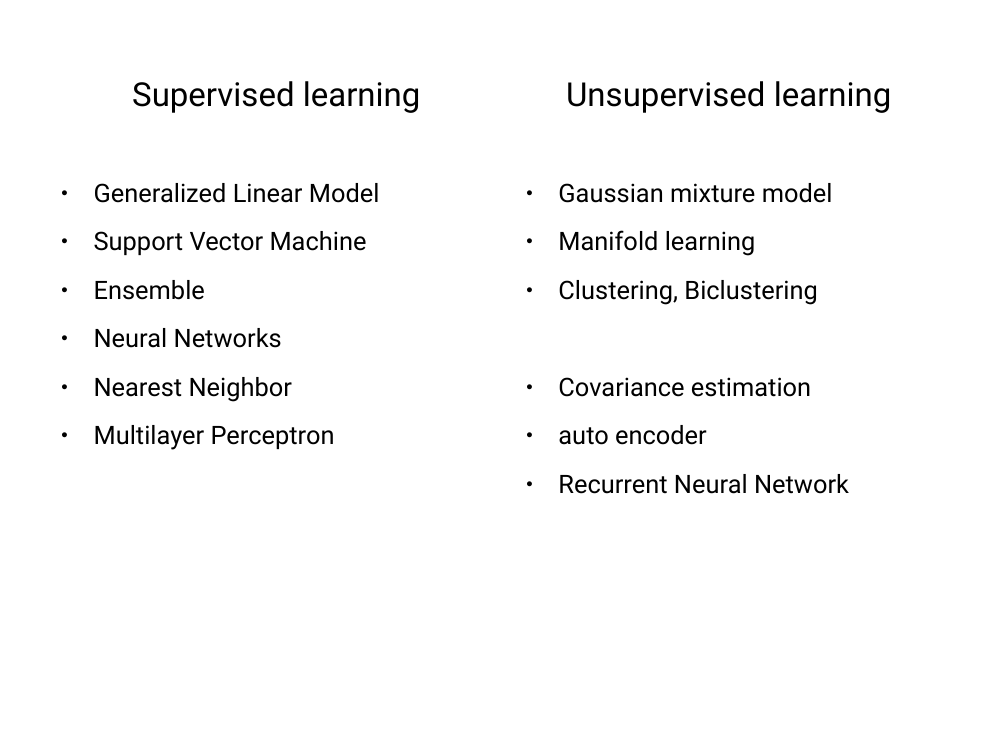
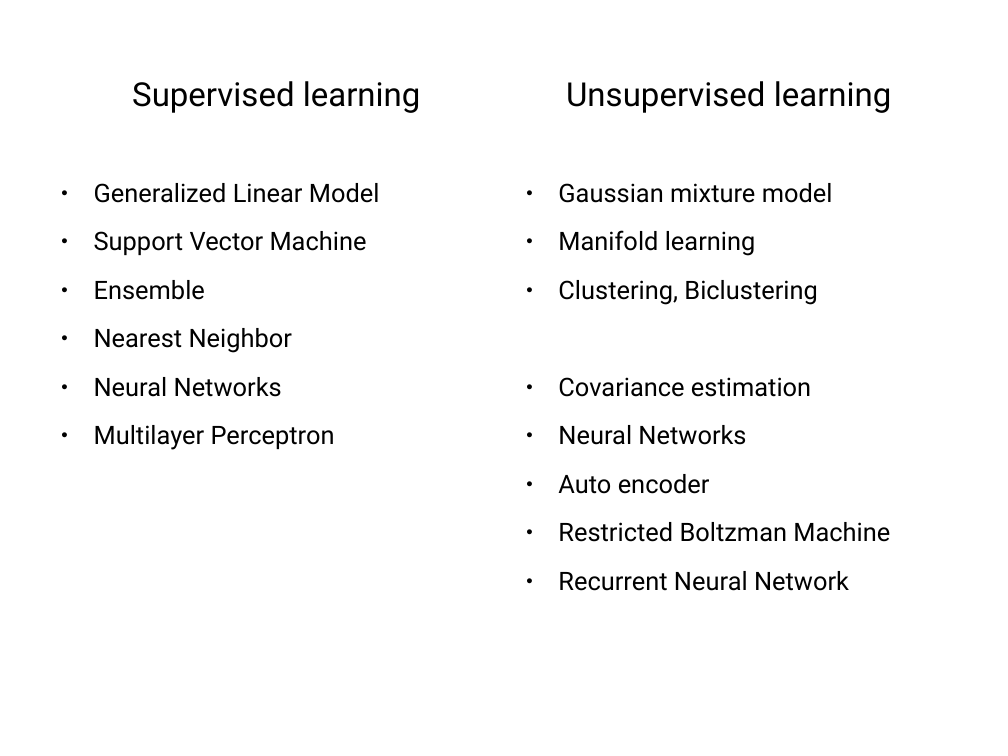
Before and after one commit to TedJeong/vipidly-vociferous, a slide deck: slide 8 of notes/머신러닝부터최적화문제까지.odp. Drawn at 1008x756 pixels with LibreOffice and Linux fonts; fonts in the diff are those of the drawing. Boxes give left, top, right and bottom in pixels: in the first picture for what was removed or moved away, otherwise in the second. Text is boxed around its words. In the diff, an @@ line names an element or a change of style, - is before the commit and + after.

```diff
--- a/notes/머신러닝부터최적화문제까지.odp
+++ b/notes/머신러닝부터최적화문제까지.odp
@@ text at [94, 328, 292, 353]: paragraph added @@
+● Nearest Neighbor
@@ text at [94, 377, 292, 402]: paragraph removed @@
-● Nearest Neighbor
@@ text at [558, 425, 890, 542]: text changed @@
-● auto encoder
+● Neural Networks
+● Auto encoder
+● Restricted Boltzman Machine
```
Also in this commit, not shown: 2 other slides changed.
